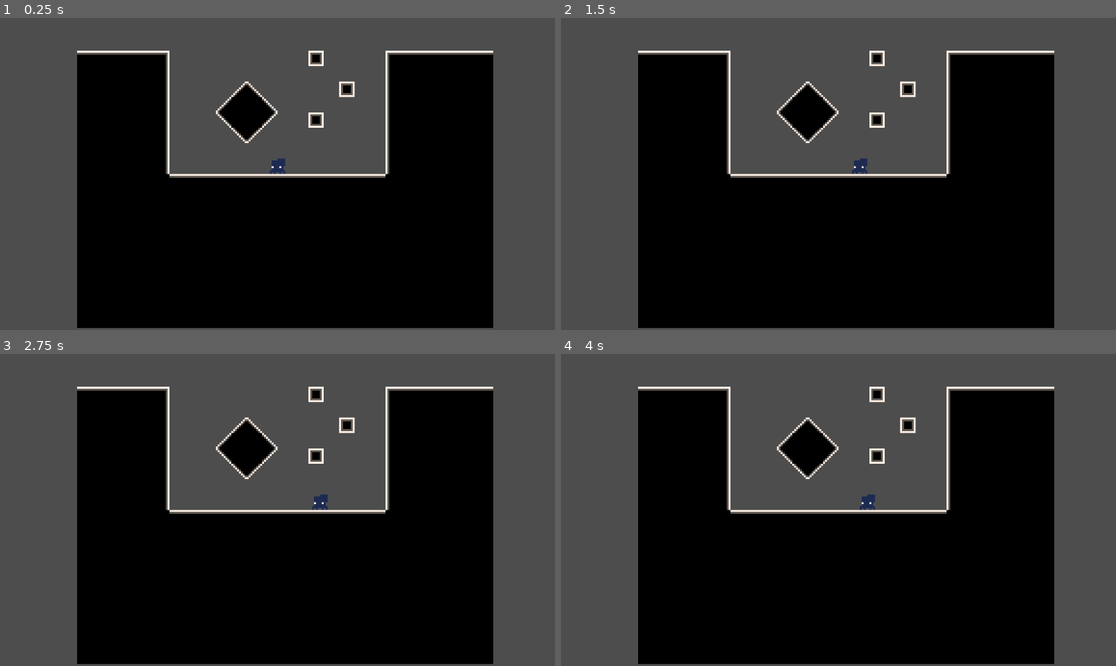
Above: before the commit, frames 1-4 (two rows, left to right).
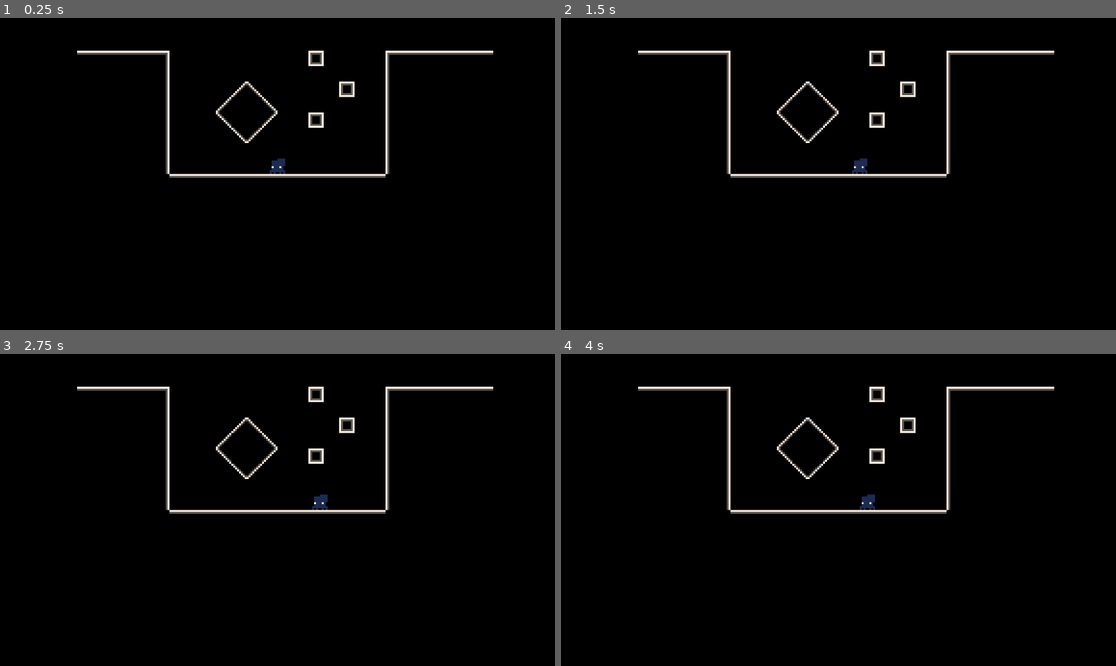
Above: after the commit, the same moments.

Repository: Flamenccio/spider-jump
Game: Godot game, scene res://world.tscn
Same seed, same stepped clock (60 frames per second), same inputs: the game is played once before the commit and once after it.
Inputs (mouse positions are in pixels of both pictures, inside the frame that each line leads up to):
- Up to frame 1 (0.25 s): no input
- Up to frame 2 (1.5 s): tap Enter at 0.5 s; move the mouse to (960, 158) at 0.52 s; press the mouse at (960, 158) at 0.53 s; hold D (move_right) 0.53-1.25 s; release the mouse at (960, 158) at 1.25 s; tap Space at 1.25 s; drag from (727, 189) to (810, 236) at 1.27 s
- Up to frame 3 (2.75 s): tap Enter at 2 s; move the mouse to (333, 441) at 2.02 s; press the mouse at (333, 441) at 2.03 s; hold D (move_right) from 2.03 s (still down); tap Backspace at 2.1 s
- Up to frame 4 (4 s): release D (move_right) at 2.75 s; release the mouse at (894, 441) at 2.75 s; drag from (810, 572) to (672, 463) at 2.77 s; tap Space at 3.5 s; move the mouse to (1005, 556) at 3.52 s; press the mouse at (1005, 556) at 3.53 s; hold A (move_left) from 3.53 s (still down); tap C at 3.6 s

The runs differ from the first frame. In frame 1, 47% of the frame differs, in the area x 0-100%, y 0-100%; in frame 2, 47%; in frame 3, 47%; in frame 4, 47%.

Commit message:
make keyboard/mouse pull input

Diff:
--- a/crawl.gd
+++ b/crawl.gd
@@ -1,11 +1,10 @@
-extends Node
+extends PlayerAction
 
-@export var _rb: RigidBody2D
 @export var _crawl_speed: float
 var _move_input: Vector2
 
 func _ready() -> void:
-	if _rb == null:
+	if _player_rb == null:
 		printerr('crawl: rb is null')
 		return
 
@@ -17,10 +16,10 @@
 func _physics_process(delta: float) -> void:
 
 	var horizontal = _move_input - Vector2(0, _move_input.y)
-	var crawl_vector = horizontal.rotated(_rb.rotation)
+	var crawl_vector = horizontal.rotated(_player_rb.rotation)
 
 	# Only move and collide when input is given
 	if crawl_vector.length() == 0:
 		return
 
-	_rb.move_and_collide(crawl_vector * _crawl_speed * delta)
+	_player_rb.move_and_collide(crawl_vector * _crawl_speed * delta)
--- a/input_service.gd
+++ b/input_service.gd
@@ -1,46 +1,89 @@
 extends Node
 
 signal move_input_change(move_input: Vector2)
+signal pull_input_change(pull_input: Vector2)
+signal pull_release()
 
+@export var _pull_origin: Node2D
 var _current_move_input: Vector2 = Vector2.ZERO
+var _joypad_input: bool = false
+
+# When using KBM pull, the maximum distance from the
+# pull origin (player) that results in the highest
+# launch power when released from this distance.
+const _MAX_PULL_DISTANCE = 32.0
+const _MIN_PULL_DISTANCE = 8.0
+
+func _ready() -> void:
+
+	if _pull_origin == null:
+		printerr('input service: pull origin is null')
+		return
+
+	Input.joy_connection_changed.connect(_handle_joy_connection_change)
+
+
+func _handle_joy_connection_change(device: int, connect: bool) -> void:
+
+	if connect: print('connected: ', device)
+	else: print('disconnected: ', device)
+
+	_joypad_input = Input.get_connected_joypads().size() > 0
 
 
 func _input(event: InputEvent) -> void:
 	_handle_move_input(event)
 
 
+func _process(delta: float) -> void:
+	if _joypad_input:
+		_handle_pull_input_joy()
+	else:
+		_handle_pull_input_kbm()
+
+
 func _handle_move_input(event: InputEvent) -> void:
 
-	var temp_input := _current_move_input
-
-	# Press actions
-
-	if event.is_action_pressed('move_down'):
-		temp_input += Vector2.DOWN
-
-	if event.is_action_pressed('move_up'):
-		temp_input += Vector2.UP
-
-	if event.is_action_pressed('move_right'):
-		temp_input += Vector2.RIGHT
-
-	if event.is_action_pressed('move_left'):
-		temp_input += Vector2.LEFT
-
-	# Release actions
-
-	if event.is_action_released('move_down'):
-		temp_input -= Vector2.DOWN
-
-	if event.is_action_released('move_up'):
-		temp_input -= Vector2.UP
-
-	if event.is_action_released('move_right'):
-		temp_input -= Vector2.RIGHT
-
-	if event.is_action_released('move_left'):
-		temp_input -= Vector2.LEFT
+	var temp_input := Input.get_vector('move_left', 'move_right', 'move_up', 'move_down')
 
 	if _current_move_input != temp_input:
 		move_input_change.emit(temp_input)
 		_current_move_input = temp_input
+
+
+func _handle_pull_input_joy() -> void:
+	var pull = Input.get_vector('pull_left', 'pull_right', 'pull_up', 'pull_down')
+	pull_input_change.emit(pull)
+
+
+func _handle_pull_release(event: InputEvent) -> void:
+	if event.is_action_released('pull_button'):
+		pull_release.emit()
+
+
+func _handle_pull_input_kbm() -> void:
+
+	if not Input.is_action_pressed('pull_button'):
+		return
+
+	var global_mouse_position := _pull_origin.get_global_mouse_position()
+	var raw_pull := global_mouse_position - _pull_origin.global_position
+	var normalized_pull := raw_pull.normalized()
+	var magnitude := clampf(raw_pull.length(), 0.0, _MAX_PULL_DISTANCE)
+	magnitude = magnitude / _MAX_PULL_DISTANCE
+
+	var final := normalized_pull * magnitude
+	print(magnitude)
+
+
+# Returns a vector whose magnitude is 0.0 - 1.0
+func _vector2_deadzone(raw_input: Vector2, deadzone_magnitude: float, maximum_magnitude: float) -> Vector2:
+	var processed_x := _deadzone(raw_input.x, deadzone_magnitude, maximum_magnitude)
+	var processed_y := _deadzone(raw_input.y, deadzone_magnitude, maximum_magnitude)
+	return Vector2(processed_x, processed_y)
+
+
+func _deadzone(raw_input: float, deadzone: float, maximum: float) -> float:
+	var raw_input_sign = sign(raw_input)
+	var processed_input = maxf(abs(raw_input), deadzone)
+	return raw_input_sign * (processed_input - deadzone) / (maximum - deadzone)
--- /dev/null
+++ b/jump.gd
@@ -0,0 +1 @@
+extends PlayerAction
--- /dev/null
+++ b/player_action.gd
@@ -0,0 +1,5 @@
+class_name PlayerAction
+extends Node
+
+@export var _player_rb: RigidBody2D
+var action_active: bool = false
--- a/project.godot
+++ b/project.godot
@@ -19,26 +19,59 @@
 
 project/assembly_name="spider-jump"
 
+[editor_plugins]
+
+enabled=PackedStringArray("res://addons/imjp94.yafsm/plugin.cfg")
+
 [input]
 
 move_left={
 "deadzone": 0.2,
 "events": [Object(InputEventKey,"resource_local_to_scene":false,"resource_name":"","device":-1,"window_id":0,"alt_press …(191 unchanged characters)…
+, Object(InputEventJoypadButton,"resource_local_to_scene":false,"resource_name":"","device":-1,"button_index":13,"pressure":0.0,"pressed":true,"script":null)
 ]
 }
 move_right={
 "deadzone": 0.2,
 "events": [Object(InputEventKey,"resource_local_to_scene":false,"resource_name":"","device":-1,"window_id":0,"alt_press …(192 unchanged characters)…
+, Object(InputEventJoypadButton,"resource_local_to_scene":false,"resource_name":"","device":-1,"button_index":14,"pressure":0.0,"pressed":true,"script":null)
 ]
 }
 move_up={
 "deadzone": 0.2,
 "events": [Object(InputEventKey,"resource_local_to_scene":false,"resource_name":"","device":-1,"window_id":0,"alt_press …(192 unchanged characters)…
+, null, Object(InputEventJoypadButton,"resource_local_to_scene":false,"resource_name":"","device":-1,"button_index":11,"pressure":0.0,"pressed":true,"script":null)
 ]
 }
 move_down={
 "deadzone": 0.2,
 "events": [Object(InputEventKey,"resource_local_to_scene":false,"resource_name":"","device":-1,"window_id":0,"alt_press …(192 unchanged characters)…
+, Object(InputEventJoypadButton,"resource_local_to_scene":false,"resource_name":"","device":-1,"button_index":12,"pressure":0.0,"pressed":true,"script":null)
+]
+}
+pull_right={
+"deadzone": 0.2,
+"events": [Object(InputEventJoypadMotion,"resource_local_to_scene":false,"resource_name":"","device":-1,"axis":2,"axis_value":1.0,"script":null)
+]
+}
+pull_left={
+"deadzone": 0.2,
+"events": [Object(InputEventJoypadMotion,"resource_local_to_scene":false,"resource_name":"","device":-1,"axis":2,"axis_value":-1.0,"script":null)
+]
+}
+pull_up={
+"deadzone": 0.2,
+"events": [Object(InputEventJoypadMotion,"resource_local_to_scene":false,"resource_name":"","device":-1,"axis":3,"axis_value":-1.0,"script":null)
+]
+}
+pull_down={
+"deadzone": 0.2,
+"events": [Object(InputEventJoypadMotion,"resource_local_to_scene":false,"resource_name":"","device":-1,"axis":3,"axis_value":1.0,"script":null)
+]
+}
+pull_button={
+"deadzone": 0.2,
+"events": [Object(InputEventMouseButton,"resource_local_to_scene":false,"resource_name":"","device":-1,"window_id":0,"alt_pressed":false,"shift_pressed":false,"ctrl_pressed":false,"meta_pressed":false,"button_mask":0,"position":Vector2(0, 0),"global_position":Vector2(0, 0),"factor":1.0,"button_index":1,"canceled":false,"pressed":false,"double_click":false,"script":null)
 ]
 }
 
@@ -50,4 +83,5 @@
 [rendering]
 
 renderer/rendering_method="mobile"
+environment/defaults/default_clear_color=Color(0, 0, 0, 1)
 2d/snap/snap_2d_transforms_to_pixel=true
--- a/world.tscn
+++ b/world.tscn
@@ -1,7 +1,8 @@
-[gd_scene load_steps=11 format=4 uid="uid://c6antsn5ngihu"]
+[gd_scene load_steps=12 format=4 uid="uid://c6antsn5ngihu"]
 
 [ext_resource type="Texture2D" uid="uid://wi6e3alnmqh0" path="res://sprites/main.png" id="1_f3sb7"]
 [ext_resource type="Script" uid="uid://ckhvctyix6juc" path="res://crawl.gd" id="2_tlwt5"]
+[ext_resource type="Script" uid="uid://dmmbpsi8ggh0o" path="res://jump.gd" id="3_036b0"]
 [ext_resource type="Script" uid="uid://b6it1roy42jng" path="res://input_service.gd" id="3_aqk2v"]
 
 [sub_resource type="PhysicsMaterial" id="PhysicsMaterial_tlwt5"]
@@ -107,6 +108,7 @@
 position = Vector2(0, -6)
 collision_mask = 2
 physics_material_override = SubResource("PhysicsMaterial_f3sb7")
+lock_rotation = true
 
 [node name="Collider" type="CollisionShape2D" parent="Player"]
 position = Vector2(0, 1)
@@ -118,15 +120,21 @@
 autoplay = "idle"
 frame_progress = 1.0
 
-[node name="Crawl" type="Node" parent="Player" node_paths=PackedStringArray("_rb")]
+[node name="Crawl" type="Node" parent="Player" node_paths=PackedStringArray("_player_rb")]
 script = ExtResource("2_tlwt5")
-_rb = NodePath("..")
 _crawl_speed = 15.0
+_player_rb = NodePath("..")
+
+[node name="Jump" type="Node" parent="Player" node_paths=PackedStringArray("_player_rb")]
+script = ExtResource("3_036b0")
+_player_rb = NodePath("..")
+metadata/_custom_type_script = "uid://btqms6rhikc4v"
 
 [node name="Camera" type="Camera2D" parent="."]
 zoom = Vector2(4, 4)
 
-[node name="InputService" type="Node" parent="."]
+[node name="InputService" type="Node" parent="." node_paths=PackedStringArray("_pull_origin")]
 script = ExtResource("3_aqk2v")
+_pull_origin = NodePath("../Player")
 
 [connection signal="move_input_change" from="InputService" to="Player/Crawl" method="_on_move_input_change"]
Not shown, added: jump.gd.uid
Not shown, added: player_action.gd.uid
